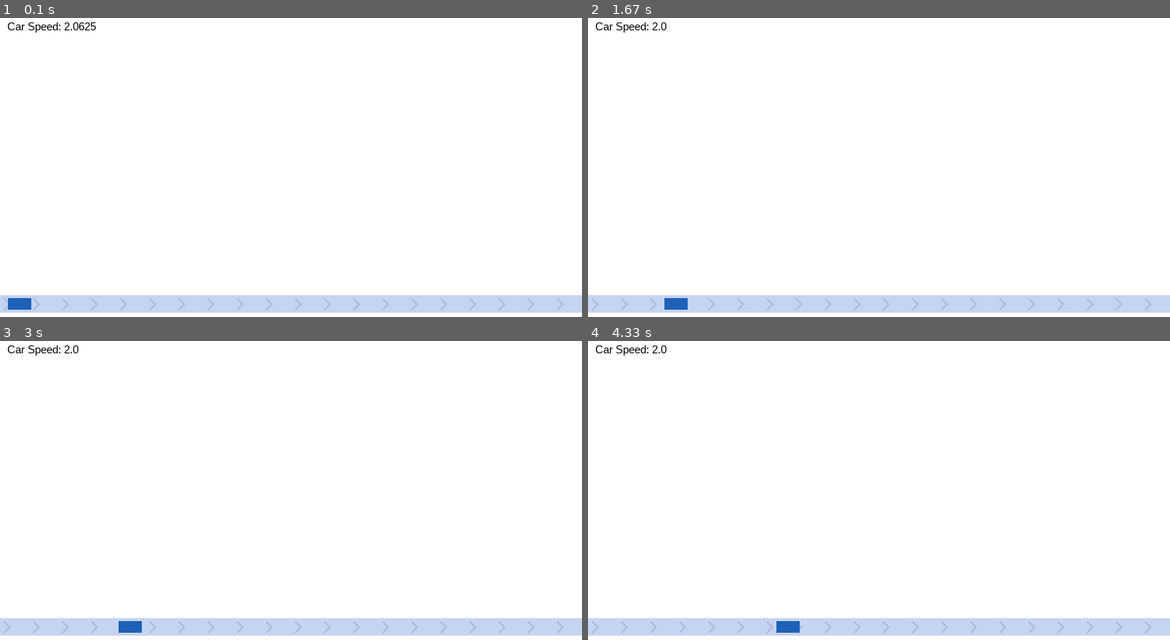
Above: before the commit, frames 1-4 (two rows, left to right).
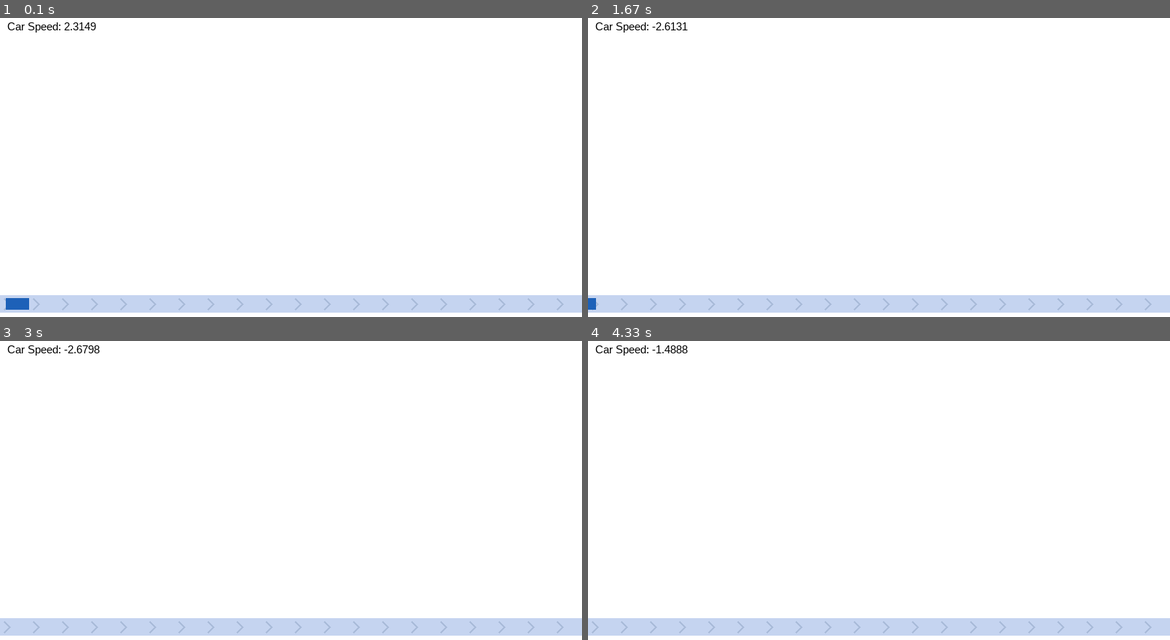
Above: after the commit, the same moments.

Repository: yixiaowang2001/MATH-432_FP
Game: pygame game, started from Simulation.py
The game is run twice, just before and just after one commit, with the same random seed, the same clock (stepped at 60 frames per second) and the same inputs.
Inputs:
- Up to frame 1 (0.1 s): no input
- Up to frame 2 (1.67 s): tap Space at 0.33, 0.73, 1.03, 1.23, 1.57 s
- Up to frame 3 (3 s): tap Space at 1.87, 2.07, 2.37, 2.63, 2.97 s
- Up to frame 4 (4.33 s): tap Space at 3.27, 3.4, 3.8, 4.1 s

The runs differ from the first frame. In frame 1, less than 0.1% of the frame differs, in the area x 1-17%, y 1-98%; in frame 2, 0.3%, in the area x 0-18%, y 1-98%; in frame 3, 0.3%; in frame 4, 0.3%.

Commit message:
Update speed

Diff:
--- a/Car.py
+++ b/Car.py
@@ -33,4 +33,5 @@
         self.screen.blit(text_surface, (x, y))
 
     def update_speed(self):
-        self.speed = self.speed * 0.5 + 1
+        self.speed = self.speed + random.uniform(0, 1)
+        self.speed = self.speed - random.uniform(0, 1)
--- a/Simulation.py
+++ b/Simulation.py
@@ -8,7 +8,7 @@
 screen_width = 800
 road_width = screen_width
 road_height = 3 * scale
-speed = 4
+speed = 2
 fps = 50
 car_width1 = 4 * scale
 car_height = 2 * scale
